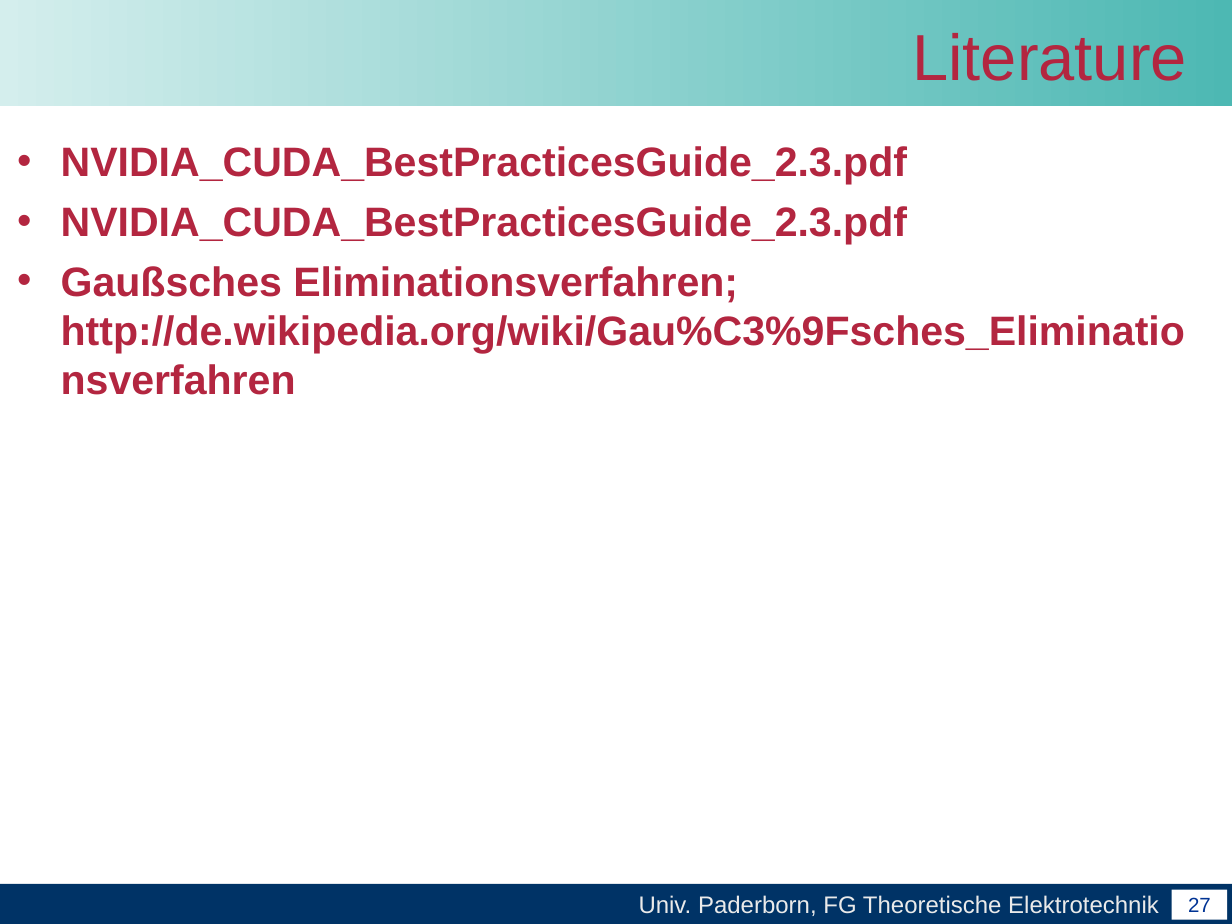
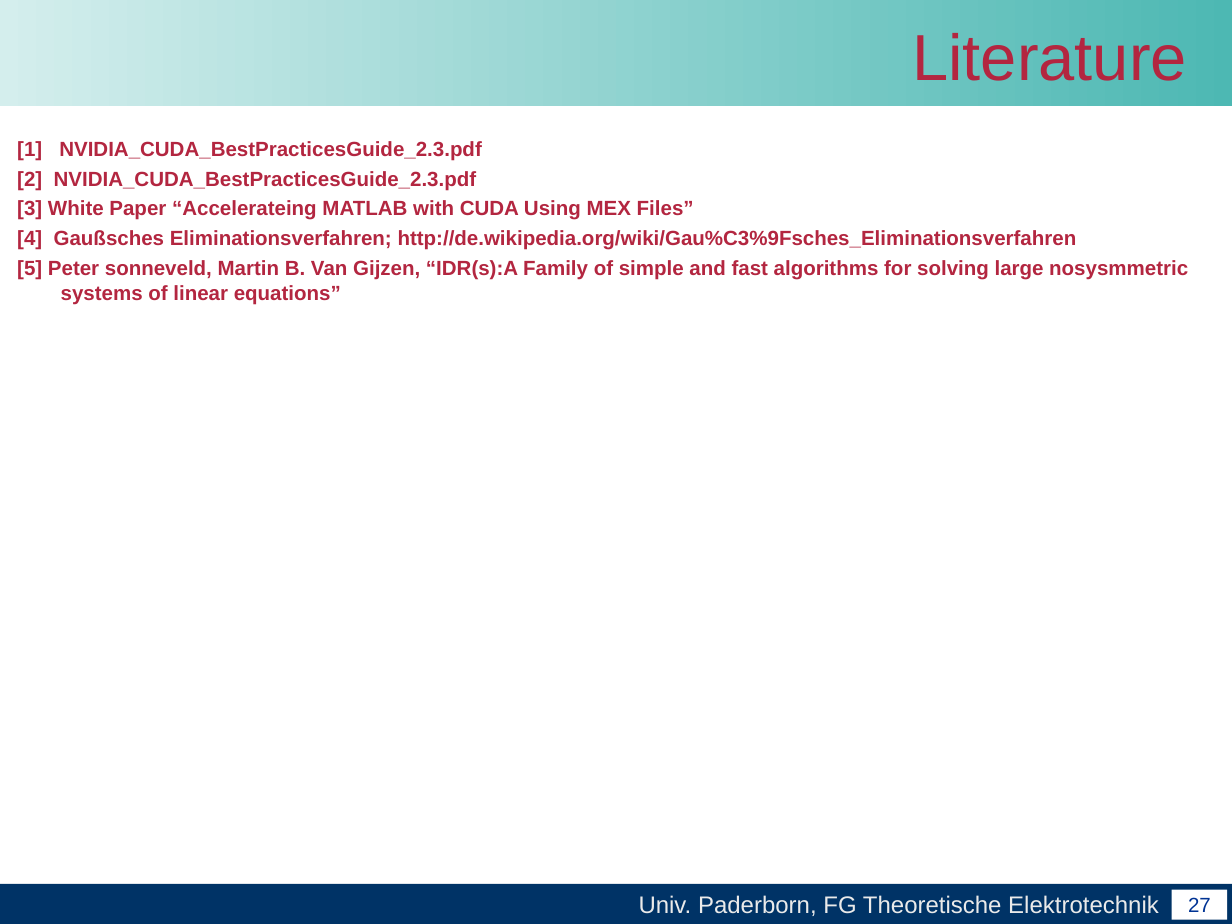
Before and after one commit to unconditional/projektarbeitcuda, a slide deck: slide 27 of Vortrag/Zwischenvortrag der Projektarbeit CUDA(xby).ppt. Drawn at 1232x924 pixels with LibreOffice and Linux fonts; fonts in the diff are those of the drawing; background and template pictures are left out. Boxes give left, top, right and bottom in pixels: in the first picture for what was removed or moved away, otherwise in the second. Text is boxed around its words. In the diff, an @@ line names an element or a change of style, - is before the commit and + after.

```diff
--- a/Vortrag/Zwischenvortrag der Projektarbeit CUDA(xby).ppt
+++ b/Vortrag/Zwischenvortrag der Projektarbeit CUDA(xby).ppt
@@ text at bbox=[17, 141, 1188, 305]: text changed; size 24 to 12 pt @@
-• NVIDIA_CUDA_BestPracticesGuide_2.3.pdf
-• NVIDIA_CUDA_BestPracticesGuide_2.3.pdf
-• Gaußsches Eliminationsverfahren; http://de.wikipedia.org/wiki/Gau%C3%9Fsches_Eliminationsverfahren
+[1] NVIDIA_CUDA_BestPracticesGuide_2.3.pdf
+[2] NVIDIA_CUDA_BestPracticesGuide_2.3.pdf
+[3] White Paper “Accelerateing MATLAB with CUDA Using MEX Files”
+[4] Gaußsches Eliminationsverfahren; http://de.wikipedia.org/wiki/Gau%C3%9Fsches_Eliminationsverfahren
+[5] Peter sonneveld, Martin B. Van Gijzen, “IDR(s):A Family of simple and fast algorithms for solving large nosysmmetric systems of linear equations”
```
